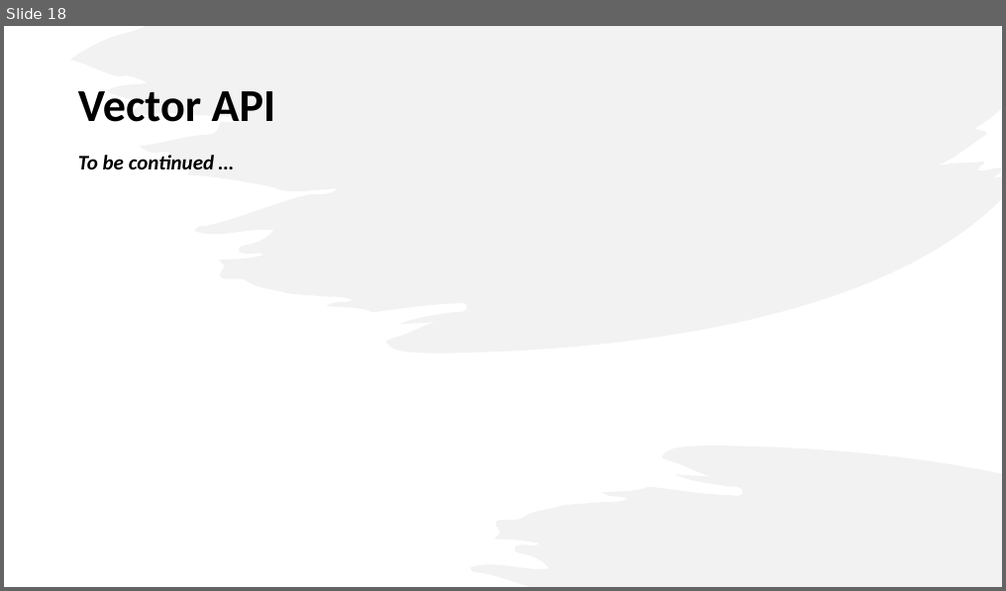
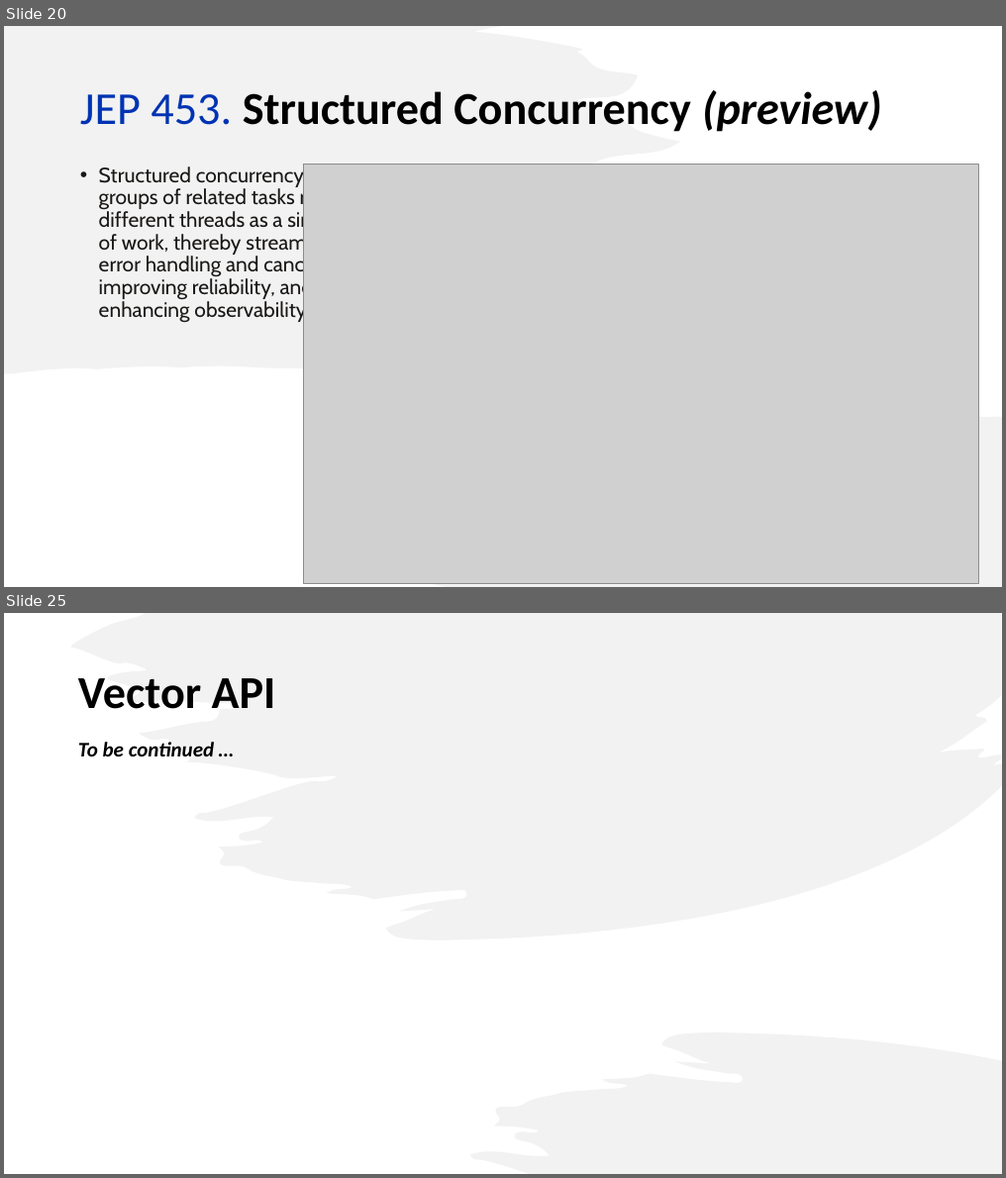
Before and after one commit to iuliana/jdk21-parent-project, a slide deck: Java21-Presentation.pptx. Shown one above the other, each under a label of ours: slide 18 before the commit, slides 20 and 25 after it; the slides between them are not shown. The pictures are 1006x591 and 1006x1178 pixels, drawn with LibreOffice and Linux fonts; fonts in the diff are those of the drawing; grey boxes stand for pictures. Boxes give left, top, right and bottom in pixels: in the first picture for what was removed or moved away, otherwise in the second. Text is boxed around its words. In the diff, an @@ line names an element or a change of style, - is before the commit and + after.

```diff
--- a/Java21-Presentation.pptx
+++ b/Java21-Presentation.pptx
@@ slide 20 added at <box>4,26,1002,587</box>, background #FFFFFF @@
@@ freeform shape added at <box>4,26,772,374</box>, fill #E7E6E6 at 50% opacity @@
@@ title added at <box>80,90,881,132</box>, 44 pt, text #000000, bold @@
+JEP 453. Structured Concurrency (preview)
@@ text added at <box>99,163,373,323</box>, 20 pt, text #1A1816 @@
+• Structured concurrency treats groups of related tasks running in different threads as a single unit of work, thereby streamlining error handling and cancellation, improving reliability, and enhancing observability.
@@ picture added at <box>303,165,979,584</box> @@
@@ freeform shape added at <box>414,329,1002,587</box>, fill #E7E6E6 at 50% opacity @@
@@ what was slide 18 is now slide 25 @@
```
Also in this commit, not shown: 11 slides changed, 6 other slides added, 17 other files.
